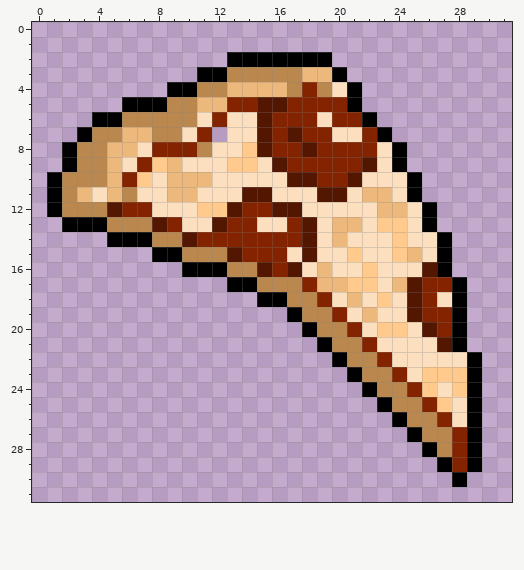
Pixel-art sprite: bad2.png. Above, as it was before the edit.
The file is 32x32 pixels. The old version is drawn lined up with the new one.
Once edited:
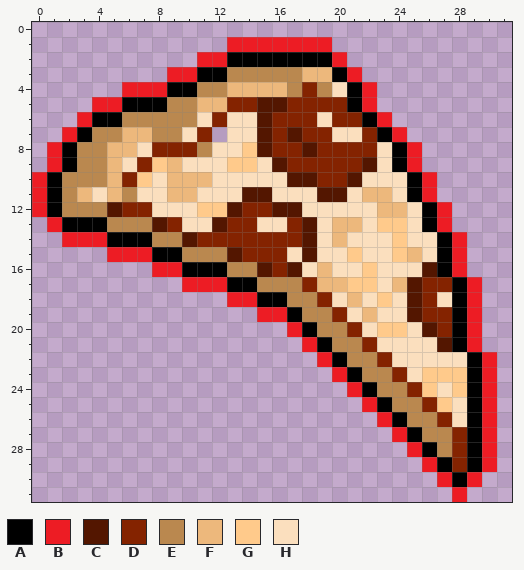
Palette (. is transparent): A #000000  B #ed1c24  C #531600  D #842300  E #ba884f  F #edb87c  G #ffca8b  H #fbdfbe
What changed:
{"change": "whole drawing moved by -2,-1 (the old picture is shown already moved)"}
{"y":1,"x":13,"old":".......","new":"BBBBBBB"}
{"y":2,"x":11,"old":"..","new":"BB"}
{"y":2,"x":20,"old":".","new":"B"}
{"y":3,"x":9,"old":"..","new":"BB"}
{"y":3,"x":21,"old":".","new":"B"}
{"y":4,"x":6,"old":"...","new":"BBB"}
{"y":4,"x":22,"old":".","new":"B"}
{"y":5,"x":4,"old":"..","new":"BB"}
{"y":5,"x":22,"old":".","new":"B"}
{"y":6,"x":3,"old":".","new":"B"}
{"y":6,"x":23,"old":".","new":"B"}
{"y":7,"x":2,"old":".","new":"B"}
{"y":7,"x":24,"old":".","new":"B"}
{"y":8,"x":1,"old":".","new":"B"}
{"y":8,"x":25,"old":".","new":"B"}
{"y":9,"x":1,"old":".","new":"B"}
{"y":9,"x":25,"old":".","new":"B"}
{"y":10,"x":0,"old":".","new":"B"}
{"y":10,"x":26,"old":".","new":"B"}
{"y":11,"x":0,"old":".","new":"B"}
{"y":11,"x":26,"old":".","new":"B"}
{"y":12,"x":0,"old":".","new":"B"}
{"y":12,"x":27,"old":".","new":"B"}
{"y":13,"x":1,"old":".","new":"B"}
{"y":13,"x":27,"old":".","new":"B"}
{"y":14,"x":2,"old":"...","new":"BBB"}
{"y":14,"x":28,"old":".","new":"B"}
{"y":15,"x":5,"old":"...","new":"BBB"}
{"y":15,"x":28,"old":".","new":"B"}
{"y":16,"x":8,"old":"..","new":"BB"}
{"y":16,"x":28,"old":".","new":"B"}
{"y":17,"x":10,"old":"...","new":"BBB"}
{"y":17,"x":29,"old":".","new":"B"}
{"y":18,"x":13,"old":"..","new":"BB"}
{"y":18,"x":29,"old":".","new":"B"}
{"y":19,"x":15,"old":"..","new":"BB"}
{"y":19,"x":29,"old":".","new":"B"}
{"y":20,"x":17,"old":".","new":"B"}
{"y":20,"x":29,"old":".","new":"B"}
{"y":21,"x":18,"old":".","new":"B"}
{"y":21,"x":29,"old":".","new":"B"}
{"y":22,"x":19,"old":".","new":"B"}
{"y":22,"x":30,"old":".","new":"B"}
{"y":23,"x":20,"old":".","new":"B"}
{"y":23,"x":30,"old":".","new":"B"}
{"y":24,"x":21,"old":".","new":"B"}
{"y":24,"x":30,"old":".","new":"B"}
{"y":25,"x":22,"old":".","new":"B"}
{"y":25,"x":30,"old":".","new":"B"}
{"y":26,"x":23,"old":".","new":"B"}
{"y":26,"x":30,"old":".","new":"B"}
{"y":27,"x":24,"old":".","new":"B"}
{"y":27,"x":30,"old":".","new":"B"}
{"y":28,"x":25,"old":".","new":"B"}
{"y":28,"x":30,"old":".","new":"B"}
{"y":29,"x":26,"old":".","new":"B"}
{"y":29,"x":30,"old":".","new":"B"}
{"y":30,"x":27,"old":".","new":"B"}
{"y":30,"x":29,"old":".","new":"B"}
{"y":31,"x":28,"old":".","new":"B"}
{"label":"added","picture_box":[32,37,497,502]}
